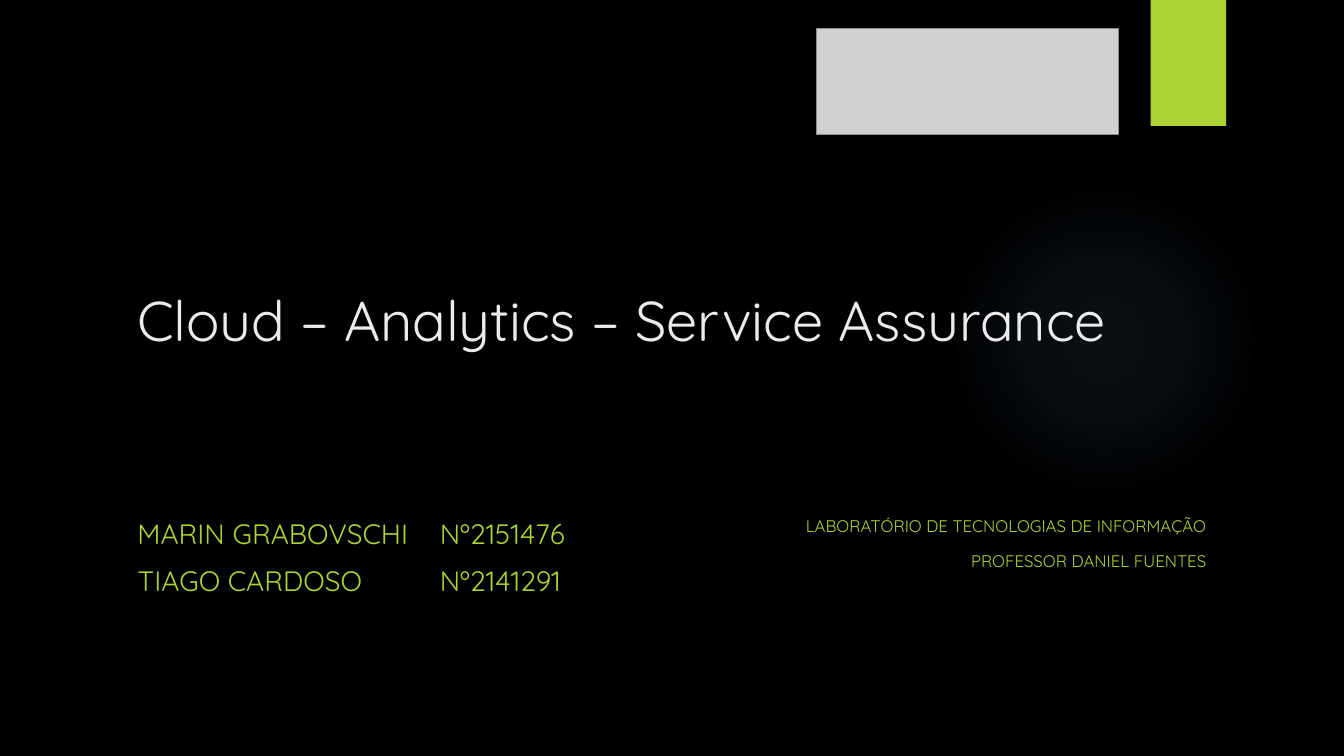
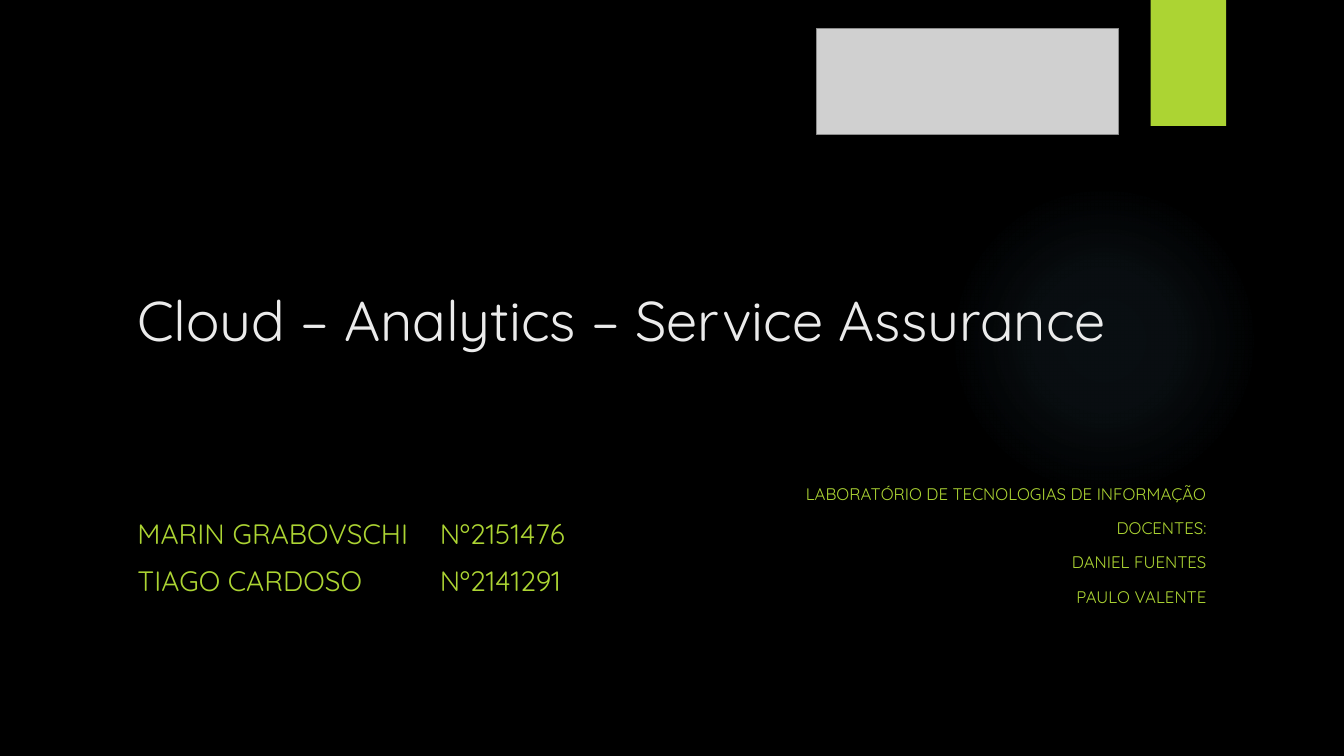
Before and after one commit to salomondeep/bubbles, a slide deck: slide 1 of Apresentacao LTI.pptx. Drawn at 1344x756 pixels with LibreOffice and Linux fonts; fonts in the diff are those of the drawing; grey boxes stand for pictures; background and template pictures are left out. Boxes give left, top, right and bottom in pixels: in the first picture for what was removed or moved away, otherwise in the second. Text is boxed around its words. In the diff, an @@ line names an element or a change of style, - is before the commit and + after.

```diff
--- a/Apresentacao LTI.pptx
+++ b/Apresentacao LTI.pptx
@@ text "LABORATÓRIO DE TECNOLOGIAS DE INFORMAÇÃO": place and size @@
-text "LABORATÓRIO DE TECNOLOGIAS DE INFORMAÇÃO" at (806,517,1206,567)
+text "LABORATÓRIO DE TECNOLOGIAS DE INFORMAÇÃO" at (806,485,1207,603)
@@ text at (1072,522,1207,603): text changed @@
-PROFESSOR DANIEL FUENTES
+DOCENTES:
+DANIEL FUENTES
+PAULO VALENTE
```
Also in this commit, not shown: 1 other slide changed.
